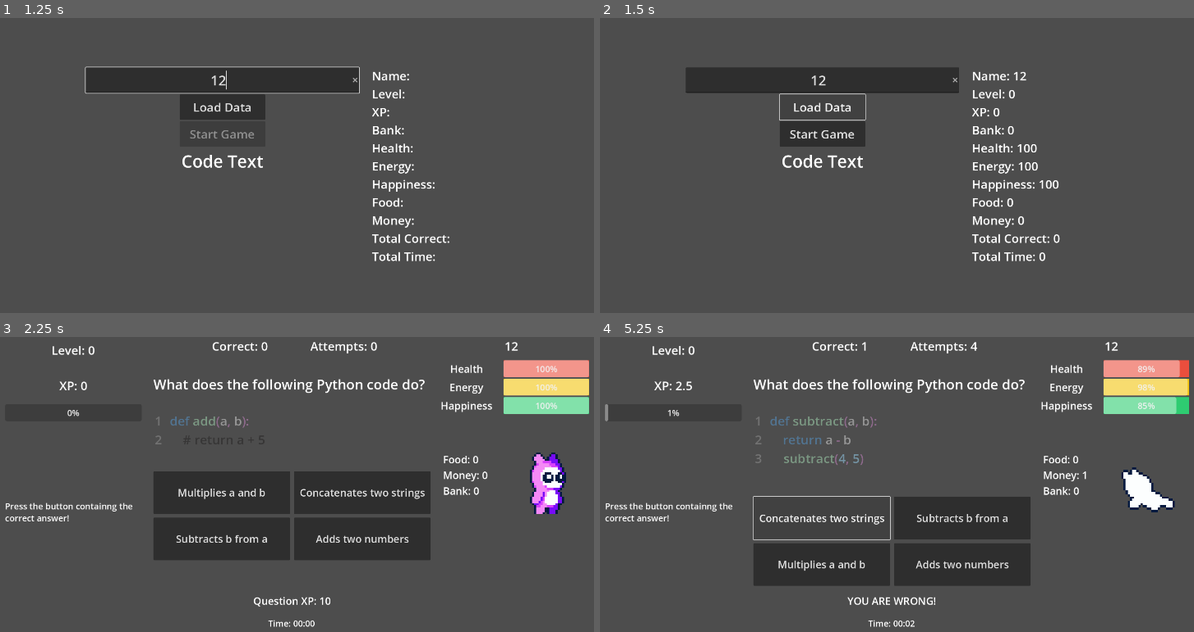
Above: before the commit, frames 1-4 (two rows, left to right).
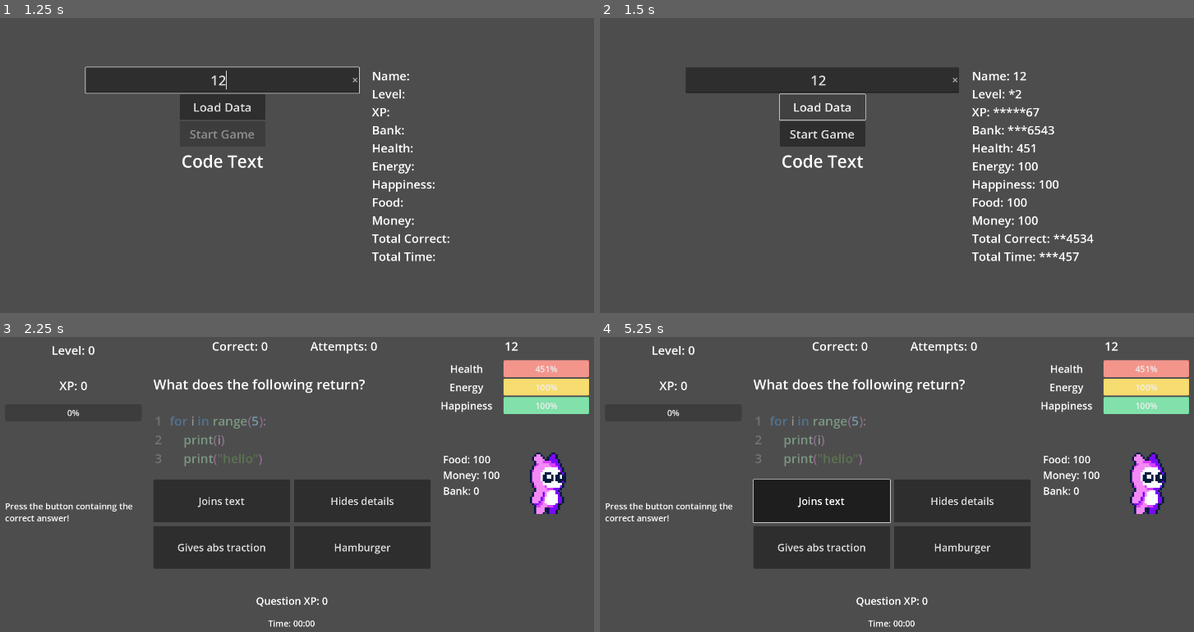
Above: after the commit, the same moments.

Repository: jweimerjr46/update-stats
Game: Godot game, scene res://main_menu.tscn
Two runs of this game, one before a commit and one after it. Both use one fixed random seed, a clock stepped at 60 frames per second and the inputs below.
Inputs (mouse positions are in pixels of both pictures, inside the frame that each line leads up to):
- Up to frame 1 (1.25 s): click (219, 79) at 0.52 s; type "12" at 0.6 s
- Up to frame 2 (1.5 s): click "Load Data" at 1.25 s
- Up to frame 3 (2.25 s): click "Start Game" at 2 s
- Up to frame 4 (5.25 s): click "Concatenates two strings" (after the commit: "Hides details") at 2.75 s; click "Subtracts b from a" (after the commit: "Gives abs traction") at 3.5 s; click "Adds two numbers" (after the commit: "Hamburger") at 4.25 s; click "Concatenates two strings" (after the commit: "Joins text") at 5 s

Frame 1 is identical in both runs. In frame 2, 0.6% of the frame differs, in the area x 66-84%, y 24-83%; in frame 3, 6.2%; in frame 4, 12%, in the area x 0-100%, y 1-99%.
Error after the commit: Invalid operands 'String' and 'float' in operator '/'. (res://quiz_screen.gd:78)

Commit message:
have part of the load data function complete, still working on it

Diff:
--- a/MainMenu.gd
+++ b/MainMenu.gd
@@ -20,6 +20,7 @@
 func _ready():
 	game_code.grab_focus()
 	start_button.disabled = true
+	save_game("4")
 
 
 
@@ -46,9 +47,8 @@
 		if len(game_code.text) < 10:
 			Global.player_name = game_code.text
 		else:
-			var split_string = game_code.text.split()
-			#print(int(split_string[0] + split_string[1]))
-			Global.player_health = int(split_string[0] + split_string[1])
+			load_game(game_code.text)
+
 		name_label.text = "Name: " + Global.player_name
 		level_label.text = "Level: " + str(Global.level)
 		xp_label.text = "XP: " + str(Global.xp)
@@ -60,3 +60,50 @@
 		money_label.text = "Money: " + str(Global.money)
 		correct_label.text = "Total Correct: " + str(Global.alltime_correct)
 		time_label.text = "Total Time: " + str(Global.total_time_played)
+
+
+func save_game(to_encode):
+	var data = "*****JERRY*2*****67***6543*45100100100100**4534***457"
+	Global.player_name = data.substr(0, 10)
+	Global.level = data.substr(10, 2)
+	Global.xp = data.substr(12, 7)
+	Global.bank = data.substr(19, 7)
+	Global.player_health = data.substr(27, 3)
+	Global.energy = data.substr(29, 3)
+	Global.happiness = data.substr(32, 3)
+	Global.food = data.substr(35, 3)
+	Global.money = data.substr(38, 3)
+	Global.alltime_correct = data.substr(41, 6)
+	Global.total_time_played = data.substr(47, 6)
+
+
+func load_game(save_code):
+	print(save_code)
+	'''
+	1-10 player_name
+	11-12 level
+	13-19 xp
+	20-26 bank
+	27-29 player_health
+	30-32 energy
+	33-35 happiness
+	36-38 food
+	39-41 money
+	42-47 alltime_correct
+	48-53 total_time_played (in seconds)
+
+	Pad values with *
+	'''
+
+	var data = "*****JERRY*2*****67***6543*45100100100100**4534***457"
+	Global.player_name = data.substr(0, 10)
+	Global.level = data.substr(10, 2)
+	Global.xp = data.substr(12, 7)
+	Global.bank = data.substr(19, 7)
+	Global.player_health = data.substr(27, 3)
+	Global.energy = data.substr(29, 3)
+	Global.happiness = data.substr(32, 3)
+	Global.food = data.substr(35, 3)
+	Global.money = data.substr(38, 3)
+	Global.alltime_correct = data.substr(41, 6)
+	Global.total_time_played = data.substr(47, 6)
